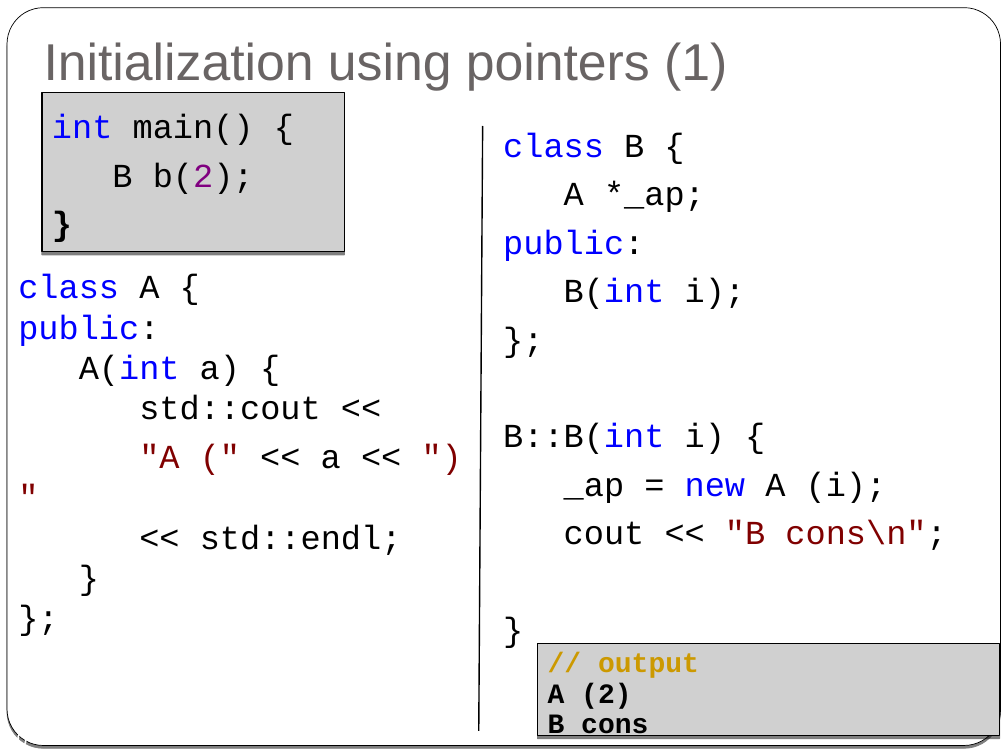
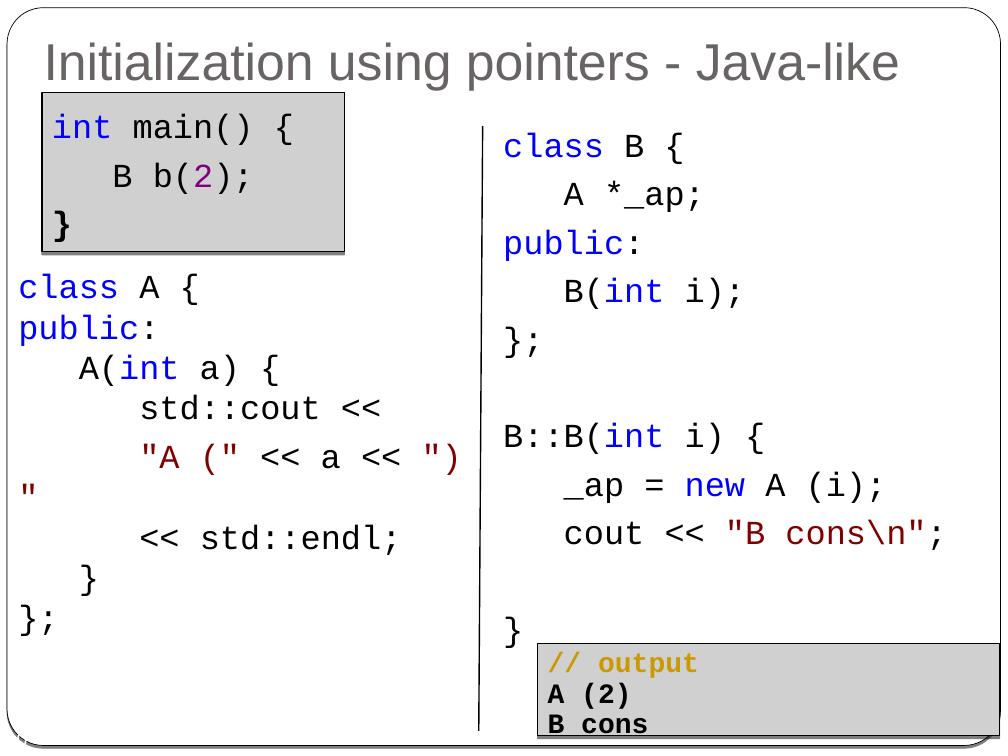
Before and after one commit to cpp-at-ariel/cpp-5779, a slide deck: slide 10 of 03-reference-const/slides-1-composition-initialization.odp. Drawn at 1008x756 pixels with LibreOffice and Linux fonts; fonts in the diff are those of the drawing; grey boxes stand for pictures. Boxes give left, top, right and bottom in pixels: in the first picture for what was removed or moved away, otherwise in the second. Text is boxed around its words. In the diff, an @@ line names an element or a change of style, - is before the commit and + after.

```diff
--- a/03-reference-const/slides-1-composition-initialization.odp
+++ b/03-reference-const/slides-1-composition-initialization.odp
@@ title at (44, 42, 900, 91): text changed @@
-Initialization using pointers (1)
+Initialization using pointers - Java-like
```
Also in this commit, not shown: 3 other files.
